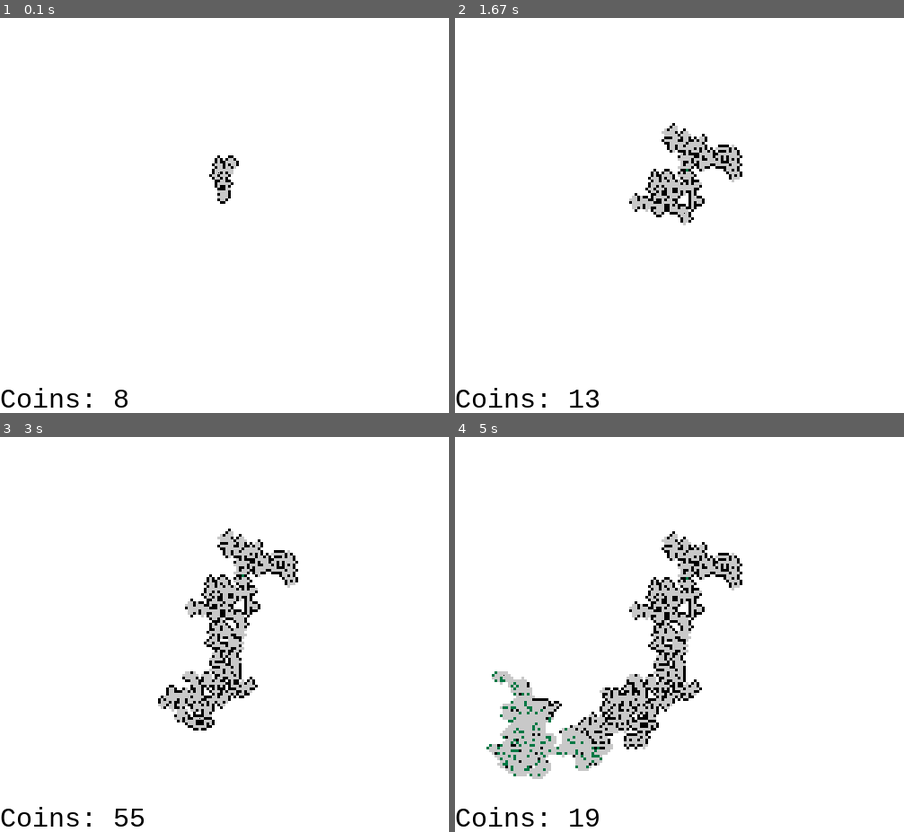
Above: before the commit, frames 1-4 (two rows, left to right).
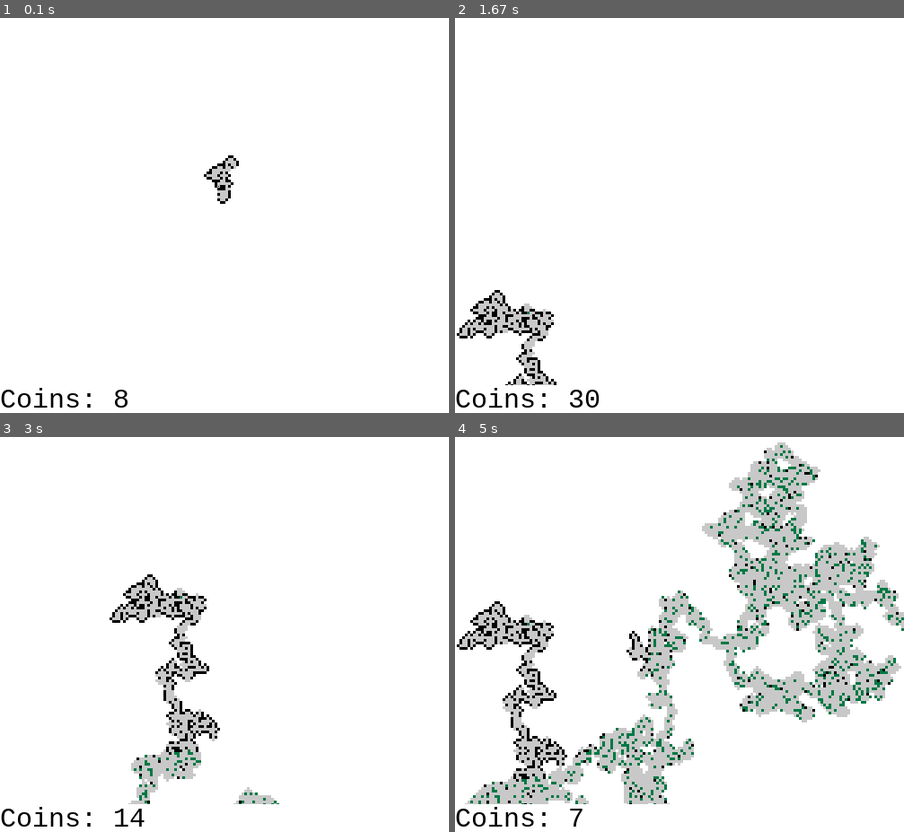
Above: after the commit, the same moments.

Repository: sillypantscoder/pygame_maze
Game: pygame game, started from main.py
The game is run twice, just before and just after one commit, with the same random seed, the same clock (stepped at 60 frames per second) and the same inputs.
Inputs:
- Up to frame 1 (0.1 s): no input
- Up to frame 2 (1.67 s): hold Right 0.33-0.8 s; hold Up 0.83-1.3 s; hold Right from 1.33 s (still down)
- Up to frame 3 (3 s): release Right at 1.8 s; hold Left 1.83-2.37 s; hold Down 2.4-2.87 s; hold Left from 2.9 s (still down)
- Up to frame 4 (5 s): release Left at 3.37 s; hold Up 3.4-3.87 s; hold Right 3.9-4.53 s; hold Down from 4.57 s (still down)

The runs differ from the first frame. In frame 1, 0.1% of the frame differs, in the area x 45-52%, y 34-43%; in frame 2, 4.7%; in frame 3, 9.1%; in frame 4, 28%, in the area x 0-100%, y 1-99%.

Commit message:
AI goes places it hasn't gone before
Cells the AI hasn't already gone in are marked with "player": False. The AI prefers to move into these cells. Also, the arrow keys move with a larger step, and moves even faster

Diff:
--- a/main.py
+++ b/main.py
@@ -10,7 +10,7 @@
 ORANGE = (217, 106, 22)
 GREEN = (0, 120, 68)
 ZOOM = 3
-BOARD = [{"x": x, "y": y, "state": 1 * ((x != 0) and (y != 0))} for x in [-1, 0, 1] for y in [-1, 0, 1]]
+BOARD = [{"player": False, "x": x, "y": y, "state": 1 * ((x != 0) and (y != 0))} for x in [-1, 0, 1] for y in [-1, 0, 1]]
 FONT = pygame.font.SysFont("monospace", 30)
 FONTHEIGHT = FONT.render("0", True, BLACK).get_height()
 playerpos = [0, 0]
@@ -49,13 +49,14 @@
 	if getBlock(playerpos[0]    , playerpos[1] + 1) == None: addBlock(playerpos[0]    , playerpos[1] + 1) # Down
 	if getBlock(playerpos[0] - 1, playerpos[1]    ) == None: addBlock(playerpos[0] - 1, playerpos[1]    ) # Left
 	if getBlock(playerpos[0]    , playerpos[1] - 1) == None: addBlock(playerpos[0]    , playerpos[1] - 1) # Up
+	getBlock(playerpos[0], playerpos[1])["player"] = True
 
 def addBlock(x: int, y: int) -> None:
 	"""Adds a block to the board."""
 	global portalroom
 	s = newBlockState(x, y)
 	if s == 3: portalroom = True
-	BOARD.append({"x": x, "y": y, "state": s})
+	BOARD.append({"player": False, "x": x, "y": y, "state": s})
 
 def newBlockState(x: int, y: int) -> int:
 	"""Generates a new block state."""
@@ -90,16 +91,21 @@
 			screen = pygame.display.set_mode(SCREENSIZE, pygame.RESIZABLE)
 		elif event.type == pygame.KEYDOWN:
 			if event.key == pygame.K_UP:
-				zoompos[1] -= 1
+				zoompos[1] -= 10
 			elif event.key == pygame.K_DOWN:
-				zoompos[1] += 1
+				zoompos[1] += 10
 			elif event.key == pygame.K_LEFT:
-				zoompos[0] -= 1
+				zoompos[0] -= 10
 			elif event.key == pygame.K_RIGHT:
-				zoompos[0] += 1
+				zoompos[0] += 10
 	# AI move
-	for i in range(50):
-		playerMove(random.choice(["up", "down", "left", "right"]))
+	for i in range(100):
+		options = ["up", "down", "left", "right"]
+		if not getBlock(playerpos[0] + 1, playerpos[1]		)["player"]: options.append("right") # Right
+		if not getBlock(playerpos[0]		, playerpos[1] + 1)["player"]: options.append("down") # Down
+		if not getBlock(playerpos[0] - 1, playerpos[1]		)["player"]: options.append("left") # Left
+		if not getBlock(playerpos[0]		, playerpos[1] - 1)["player"]: options.append("up") # Up
+		playerMove(random.choice(options))
 		cell = getPlayerBlock()
 		if cell["state"] == 2:
 			cell["state"] = 0
